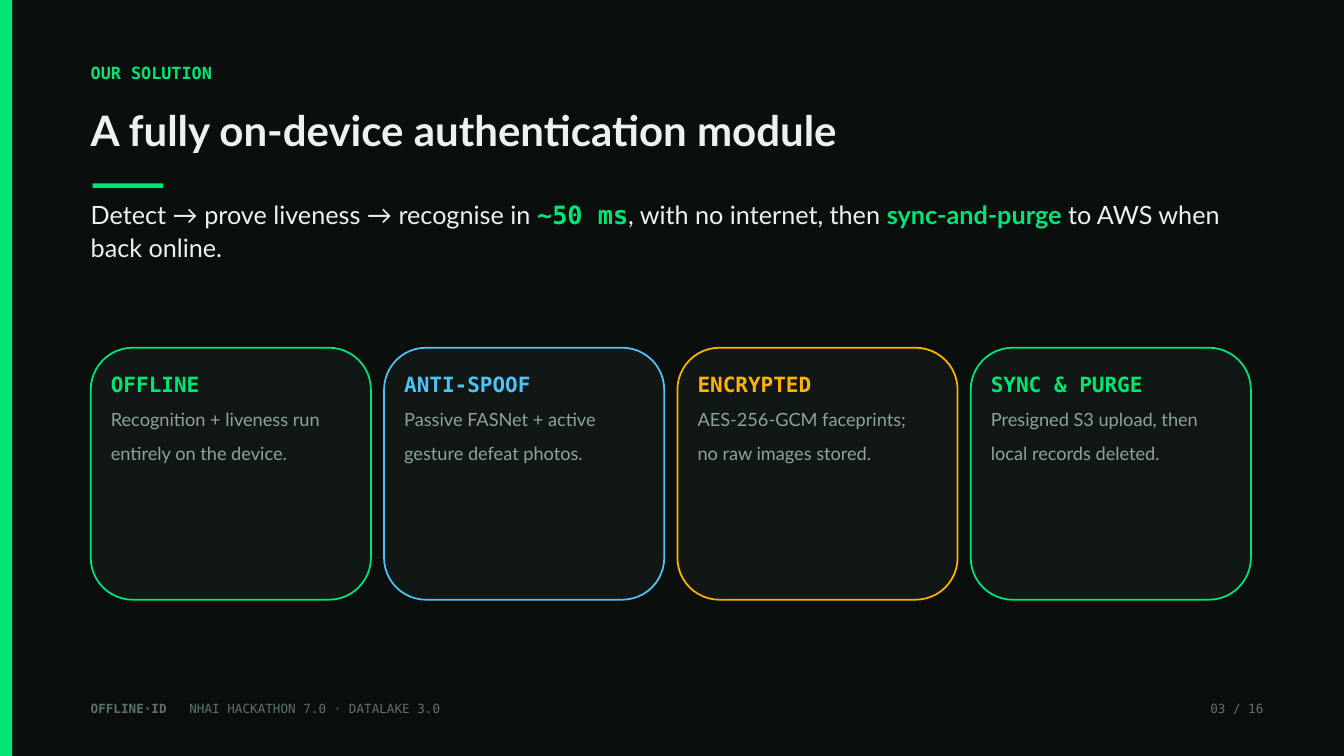
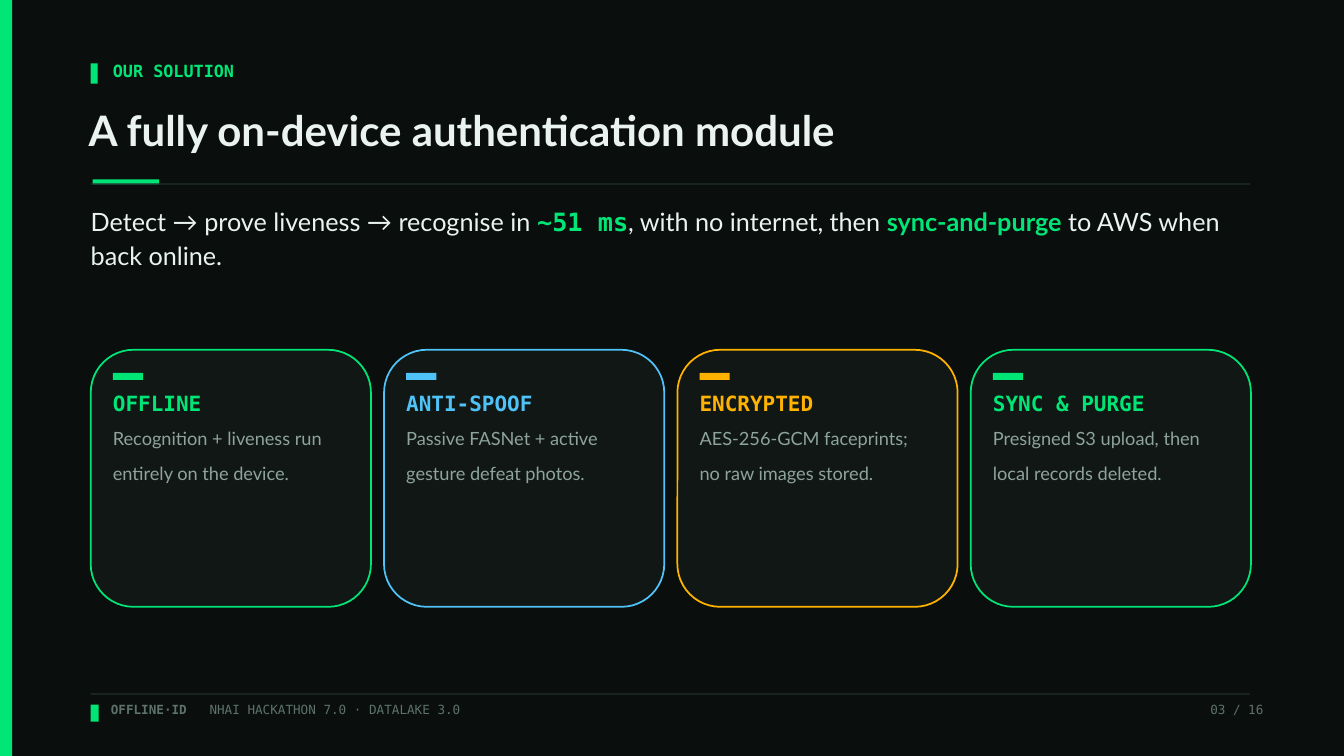
Before and after one commit to moneytosms/offlineid, a slide deck: slide 3 of submission/OfflineID_Hackathon7.pptx. Drawn at 1344x756 pixels with LibreOffice and Linux fonts; fonts in the diff are those of the drawing. Boxes give left, top, right and bottom in pixels: in the first picture for what was removed or moved away, otherwise in the second. Text is boxed around its words. In the diff, an @@ line names an element or a change of style, - is before the commit and + after.

Commit message:
docs: polish deck + purge stale references repo-wide
build_pptx.py: design polish - kicker prompt-tabs, header/footer hairlines,
bottom-right corner frame, left colour tabs on flow boxes, card label tabs,
OPEN SOURCE + v1.0.0 on the title slide, consistent ~51 ms. Regenerated the deck.

Stale fixes across all docs: ~50 ms -> ~51 ms; 16 -> 15 unit tests; old iOS path
src/native/ios/FaceEngineModule.swift -> ios/FaceEngine/FaceEngine.swift; pod
onnxruntime-mobile-c -> onnxruntime-objc; "PORT REQUIRED" -> "Swift port provided".

Verified: 0 em dashes, 0 AI/Claude mentions, 0 stale tokens repo-wide; deck 16 slides.

```diff
--- a/submission/OfflineID_Hackathon7.pptx
+++ b/submission/OfflineID_Hackathon7.pptx
@@ rectangle added at (91, 64, 98, 84), fill #00E676 @@
@@ text "OUR SOLUTION": place and size @@
-text "OUR SOLUTION" at (91, 66, 212, 80)
+text "OUR SOLUTION" at (113, 64, 234, 78)
@@ rectangle: place and size @@
-rectangle at (93, 184, 163, 188)
+rectangle at (93, 179, 159, 185)
@@ rectangle added at (91, 184, 1250, 185), fill #22302B @@
@@ text at (91, 212, 1219, 265): text changed @@
-Detect → prove liveness → recognise in ~50 ms, with no internet, then sync-and-purge to AWS when back online.
+Detect → prove liveness → recognise in ~51 ms, with no internet, then sync-and-purge to AWS when back online.
@@ rounded rectangle: place and size @@
-rounded rectangle at (91, 348, 371, 600)
+rounded rectangle at (91, 350, 371, 607)
@@ rounded rectangle: place and size @@
-rounded rectangle at (384, 348, 664, 600)
+rounded rectangle at (384, 350, 664, 607)
@@ rounded rectangle: place and size @@
-rounded rectangle at (678, 348, 958, 600)
+rounded rectangle at (678, 350, 958, 607)
@@ rounded rectangle: place and size @@
-rounded rectangle at (971, 348, 1251, 600)
+rounded rectangle at (971, 350, 1251, 607)
@@ text "OFFLINE": place and size @@
-text "OFFLINE" at (111, 376, 320, 463)
+text "OFFLINE" at (113, 395, 322, 483)
@@ rectangle added at (113, 373, 143, 380), fill #00E676 @@
@@ text "ANTI-SPOOF": place and size @@
-text "ANTI-SPOOF" at (404, 376, 596, 464)
+text "ANTI-SPOOF" at (406, 395, 598, 484)
@@ rectangle added at (406, 373, 437, 380), fill #4FC3F7 @@
@@ text "ENCRYPTED": place and size @@
-text "ENCRYPTED" at (698, 376, 906, 464)
+text "ENCRYPTED" at (700, 395, 908, 484)
@@ rectangle added at (700, 373, 730, 380), fill #FFB300 @@
@@ text "SYNC & PURGE": place and size @@
-text "SYNC & PURGE" at (991, 376, 1197, 460)
+text "SYNC & PURGE" at (993, 395, 1200, 480)
@@ rectangle added at (993, 373, 1023, 380), fill #00E676 @@
@@ rectangle added at (91, 694, 1250, 695), fill #22302B @@
@@ rectangle added at (91, 705, 99, 722), fill #00E676 @@
@@ text "OFFLINE·ID NHAI HACKATHON 7.0 · ...": place and size @@
-text "OFFLINE·ID NHAI HACKATHON 7.0 · ..." at (91, 704, 440, 713)
+text "OFFLINE·ID NHAI HACKATHON 7.0 · ..." at (111, 705, 461, 714)
```
Also in this commit, not shown: 15 other slides changed, 11 other files.
